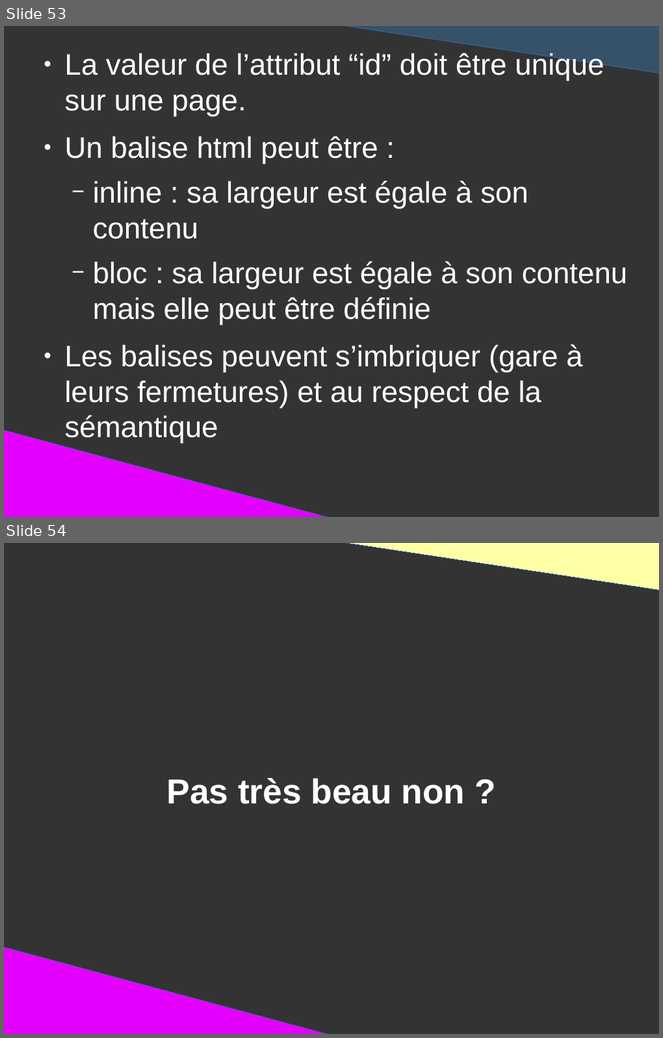
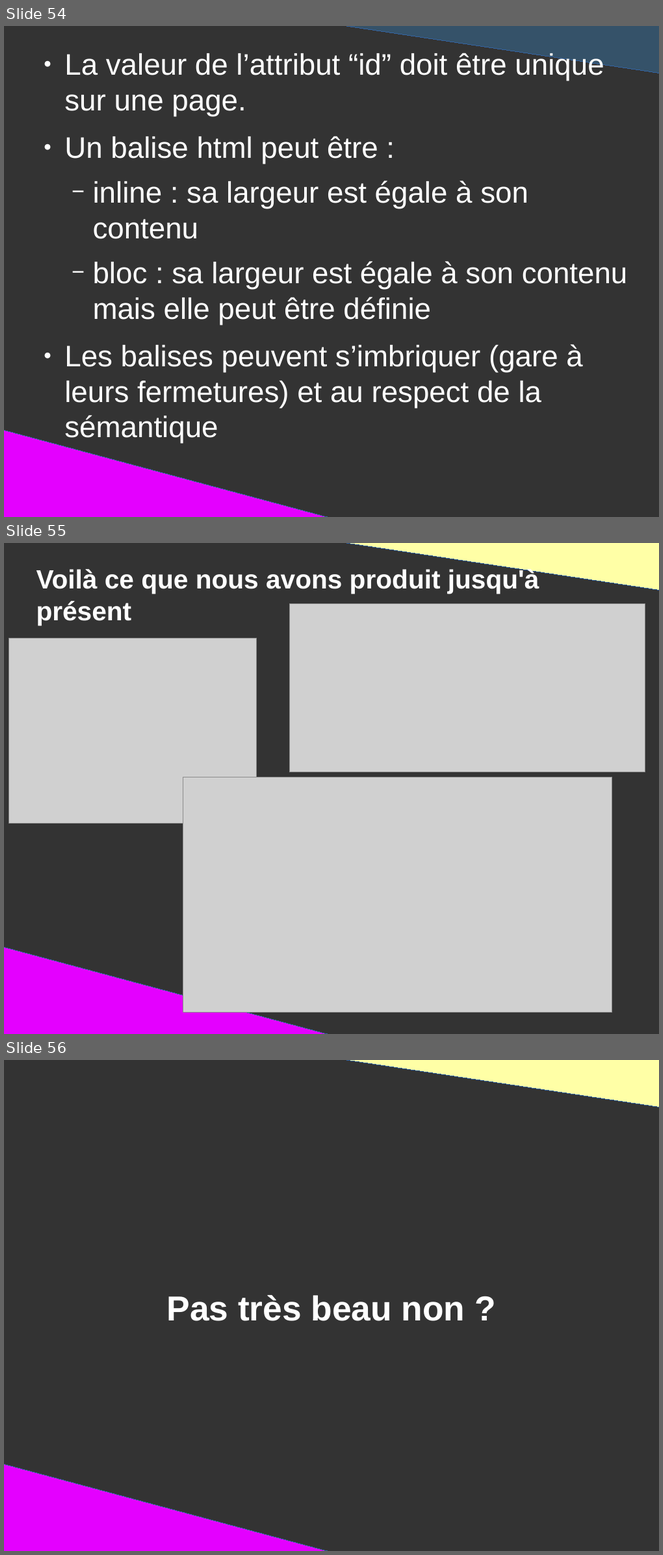
Before and after one commit to DanYellow/presentations, a slide deck: mmi/html/travaux-pratiques/numero-1/presentation.odp. Shown one above the other, each under a label of ours: slides 53 and 54 before the commit, slides 54, 55 and 56 after it. The pictures are 663x1038 and 663x1555 pixels, drawn with LibreOffice and Linux fonts; fonts in the diff are those of the drawing; grey boxes stand for pictures. Boxes give left, top, right and bottom in pixels: in the first picture for what was removed or moved away, otherwise in the second. Text is boxed around its words. In the diff, an @@ line names an element or a change of style, - is before the commit and + after.

```diff
--- a/mmi/html/travaux-pratiques/numero-1/presentation.odp
+++ b/mmi/html/travaux-pratiques/numero-1/presentation.odp
@@ slide 55 added at <box>4,543,659,1034</box>, background #333333 @@
@@ right triangle added at <box>323,543,659,590</box>, fill #FFFFA6, outline #3465A4 0 pt @@
@@ title added at <box>36,568,540,626</box>, 32 pt, text #FFFFFF, bold @@
+Voilà ce que nous avons produit jusqu'à présent
@@ picture added at <box>289,603,645,772</box> @@
@@ picture added at <box>9,638,257,824</box> @@
@@ picture added at <box>183,777,613,1013</box> @@
@@ right triangle added at <box>4,947,343,1034</box>, fill #E400FF, outline #3465A4 0 pt @@
@@ what was slide 53 is now slide 54 @@
@@ what was slide 54 is now slide 56 @@
```
Also in this commit, not shown: 7 slides changed, 3 other slides added, 1 slide removed, 1 other file.
